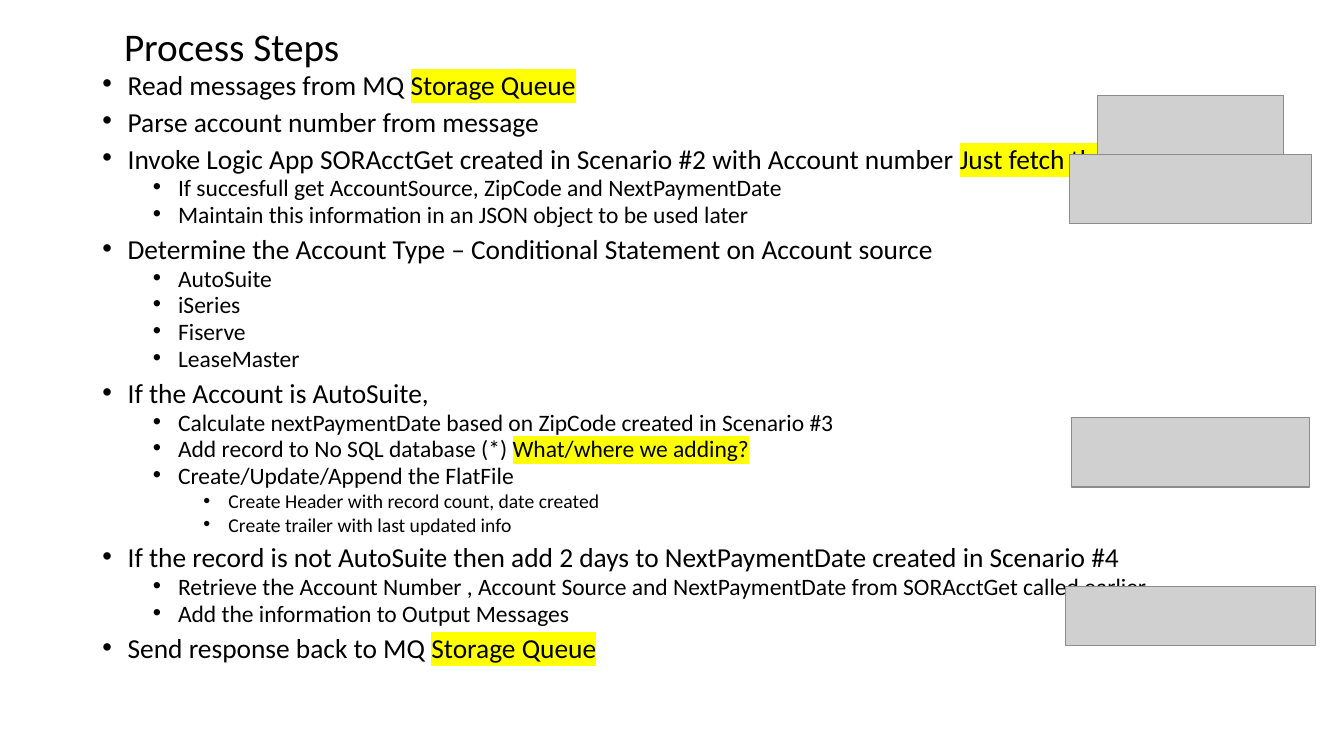
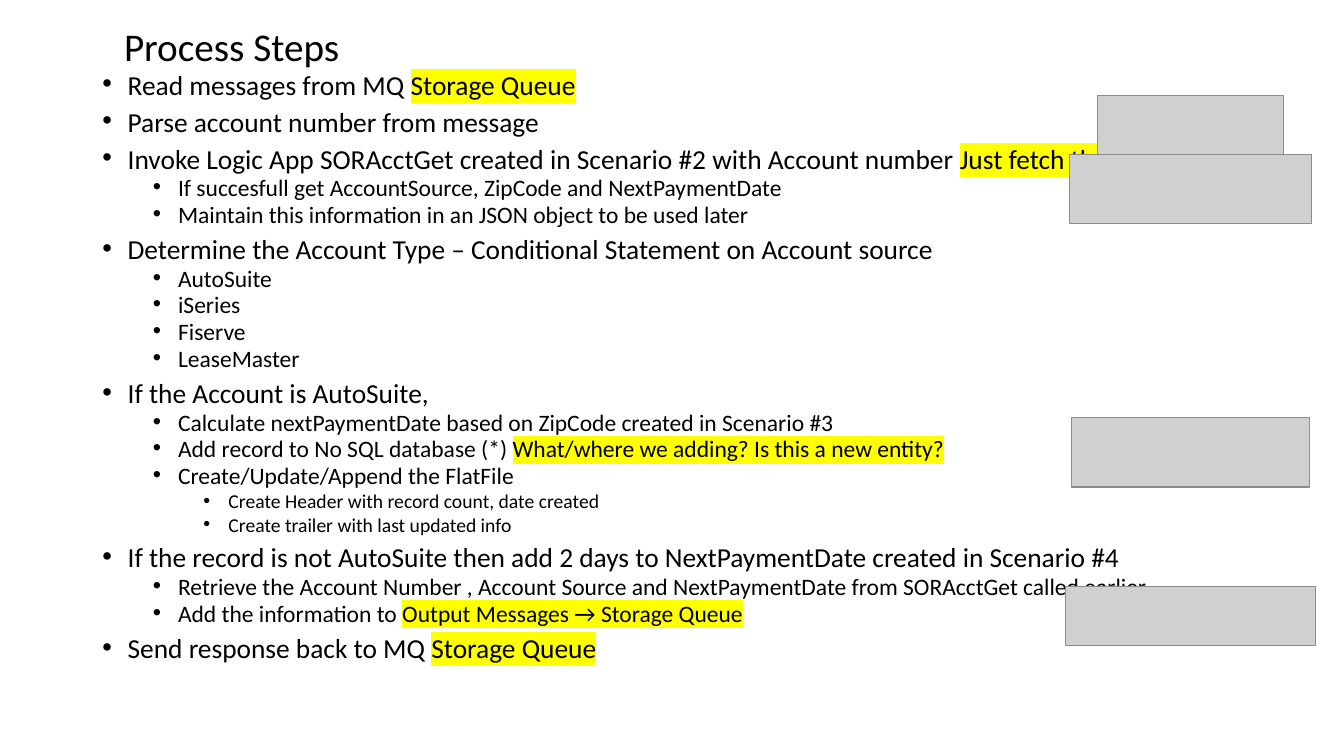
Before and after one commit to mattruma/MJR035, a slide deck: slide 10 of Logic App Scenario's 1.1.pptx. Drawn at 1344x756 pixels with LibreOffice and Linux fonts; fonts in the diff are those of the drawing; grey boxes stand for pictures. Boxes give left, top, right and bottom in pixels: in the first picture for what was removed or moved away, otherwise in the second. Text is boxed around its words. In the diff, an @@ line names an element or a change of style, - is before the commit and + after.

```diff
--- a/Logic App Scenario's 1.1.pptx
+++ b/Logic App Scenario's 1.1.pptx
@@ text at (x1=178, y1=440, x2=943, y2=465): text changed @@
-  • Add record to No SQL database (*) What/where we adding?
+  • Add record to No SQL database (*) What/where we adding? Is this a new entity?
@@ text at (x1=178, y1=605, x2=743, y2=629): text changed @@
-  • Add the information to Output Messages
+  • Add the information to Output Messages → Storage Queue
```
Also in this commit, not shown: 1 other slide changed, 15 other files.
